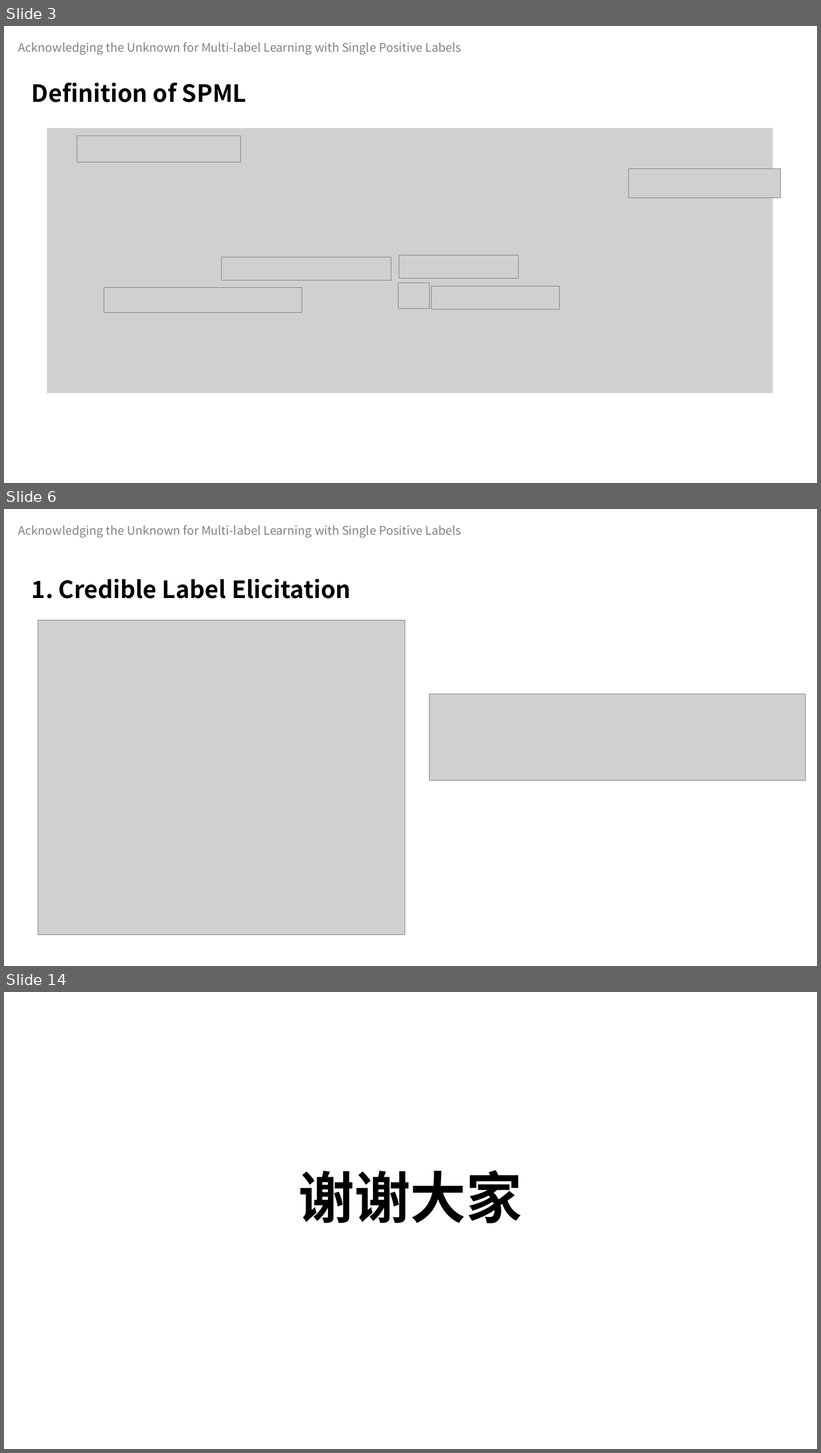
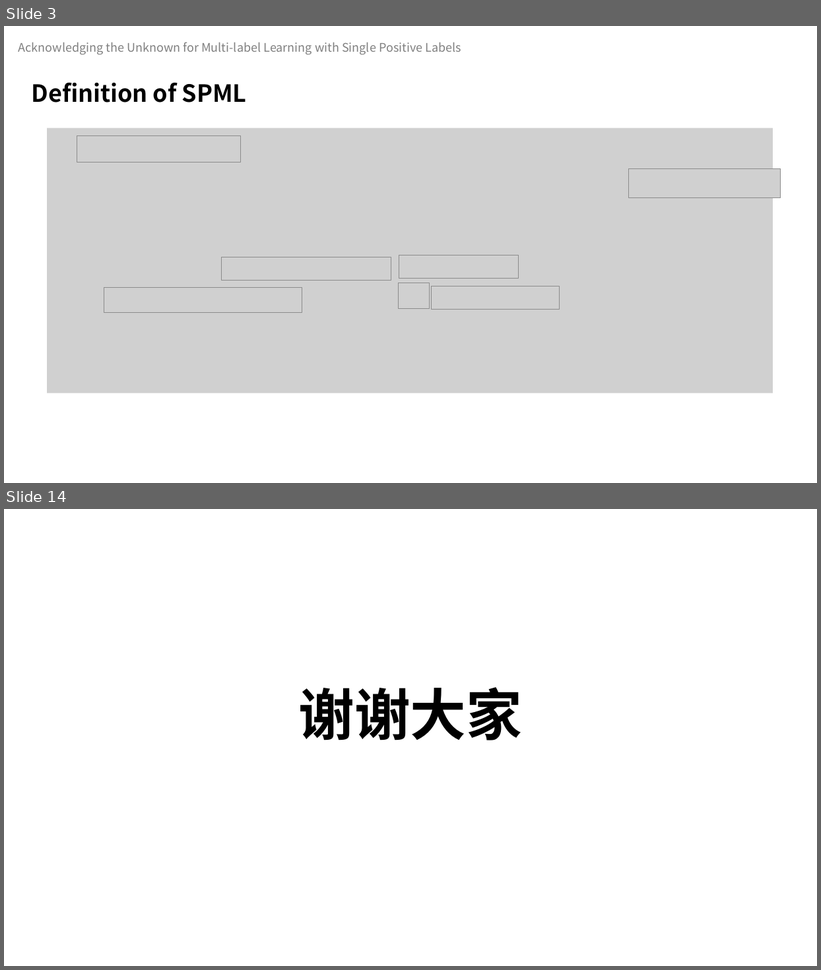
Before and after one commit to celeste-lingshi/Celeste, a slide deck: 汇报/23.4.28组会 项桂巳雨.pptx. Shown one above the other, each under a label of ours: slides 3, 6 and 14 before the commit, slides 3 and 14 after it; the slides between them are not shown. The pictures are 821x1453 and 821x970 pixels, drawn with LibreOffice and Linux fonts; fonts in the diff are those of the drawing; grey boxes stand for pictures. Boxes give left, top, right and bottom in pixels: in the first picture for what was removed or moved away, otherwise in the second. Text is boxed around its words. In the diff, an @@ line names an element or a change of style, - is before the commit and + after.

```diff
--- a/汇报/23.4.28组会 项桂巳雨.pptx
+++ b/汇报/23.4.28组会 项桂巳雨.pptx
@@ slide 6 removed at box(4, 509, 817, 966), background #FFFFFF @@
@@ text removed at box(19, 525, 461, 538) @@
-Acknowledging the Unknown for Multi-label Learning with Single Positive Labels
@@ text removed at box(32, 579, 350, 599) @@
-1. Credible Label Elicitation
@@ picture removed at box(38, 620, 405, 935) @@
@@ picture removed at box(430, 694, 806, 781) @@
```
Also in this commit, not shown: 4 slides changed, 6 slides added, 5 other slides removed, 2 other files.
